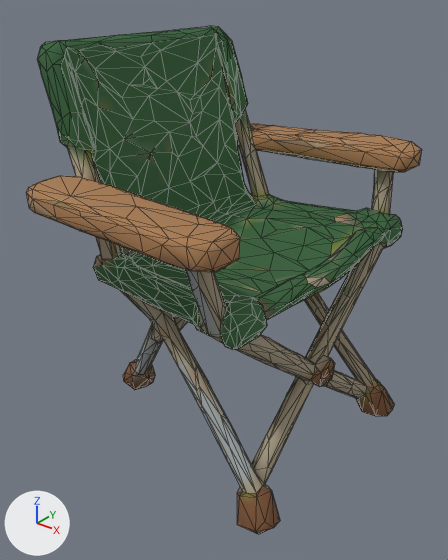
Two versions of the glTF model public/models/f-chair.glb, one commit apart.
Both versions are drawn from a 50 mm lens placed at (0.875, -1.144, 0.614), pointed at (-0.004, -0.045, -0.067). The lights are fixed; the arrows at lower left show +X, +Y and +Z. The first picture is the older version. Mesh edges are drawn as thin lines. Where no turn or scale is listed for an object, it has been applied to the vertices. Vertices at exactly the same position are counted once.

The first picture shows 'tripo_node_13fa72d9-4138-4abe-987a-f44e85e2dcf3'.
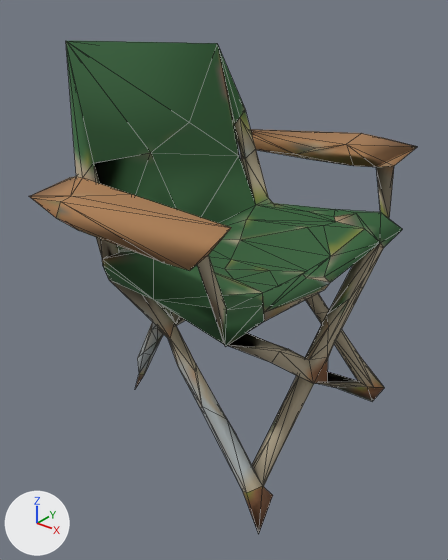
Where the newer file only moved an object's origin or applied its transform, the numbers keep the older frame.

Pixel boxes [x1, y1, x2, y2] of what changed, in the pictures (448 x 560 px):
'tripo_node_13fa72d9-4138-4abe-987a-f44e85e2dcf3', reshaped: before [27, 26, 422, 534]; after [29, 41, 417, 534]
part 1 of me_tripo_mesh_13fa72d9_4138_4abe_987a_f44e85e2dcf3, deleted: before [27, 26, 422, 534]

The edits, one by one:
me_tripo_mesh_13fa72d9_4138_4abe_987a_f44e85e2dcf3 is used by ob_tripo_node_13fa72d9_4138_4abe_987a_f44e85e2dcf3; location (0.0, 0.0, 0.0).
me_tripo_mesh_13fa72d9_4138_4abe_987a_f44e85e2dcf3 had 1394 vertices, 2819 faces and spanned x -0.361..0.361, y -0.459..0.459, z -0.5..0.5.
me_tripo_mesh_13fa72d9_4138_4abe_987a_f44e85e2dcf3 now has 317 vertices, 666 faces and spans x -0.332..0.326, y -0.451..0.457, z -0.5..0.495.
me_tripo_mesh_13fa72d9_4138_4abe_987a_f44e85e2dcf3 part 1: 1077 vertices removed from x -0.361..0.361, y -0.459..0.459, z -0.499..0.5.
